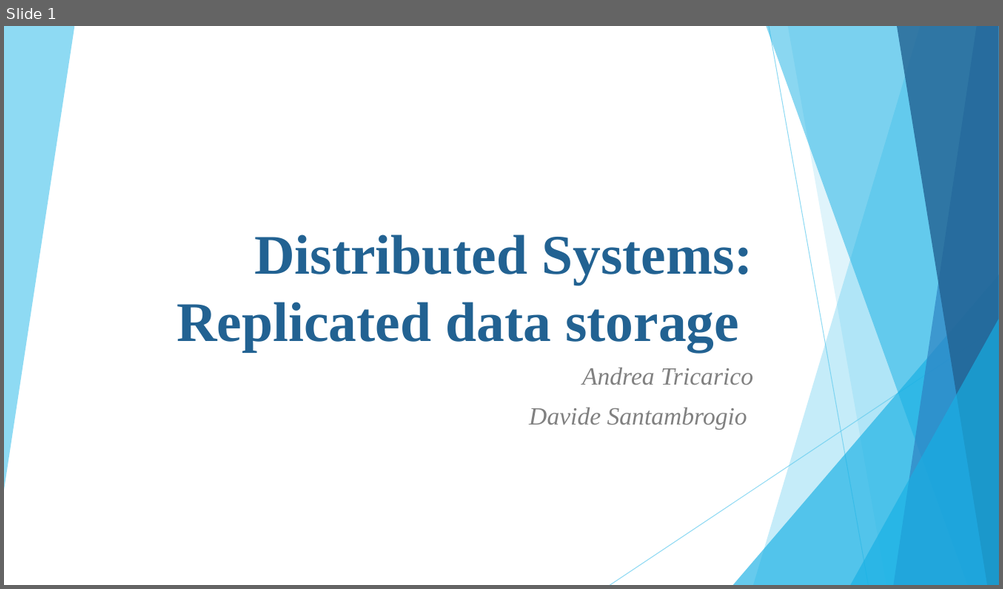
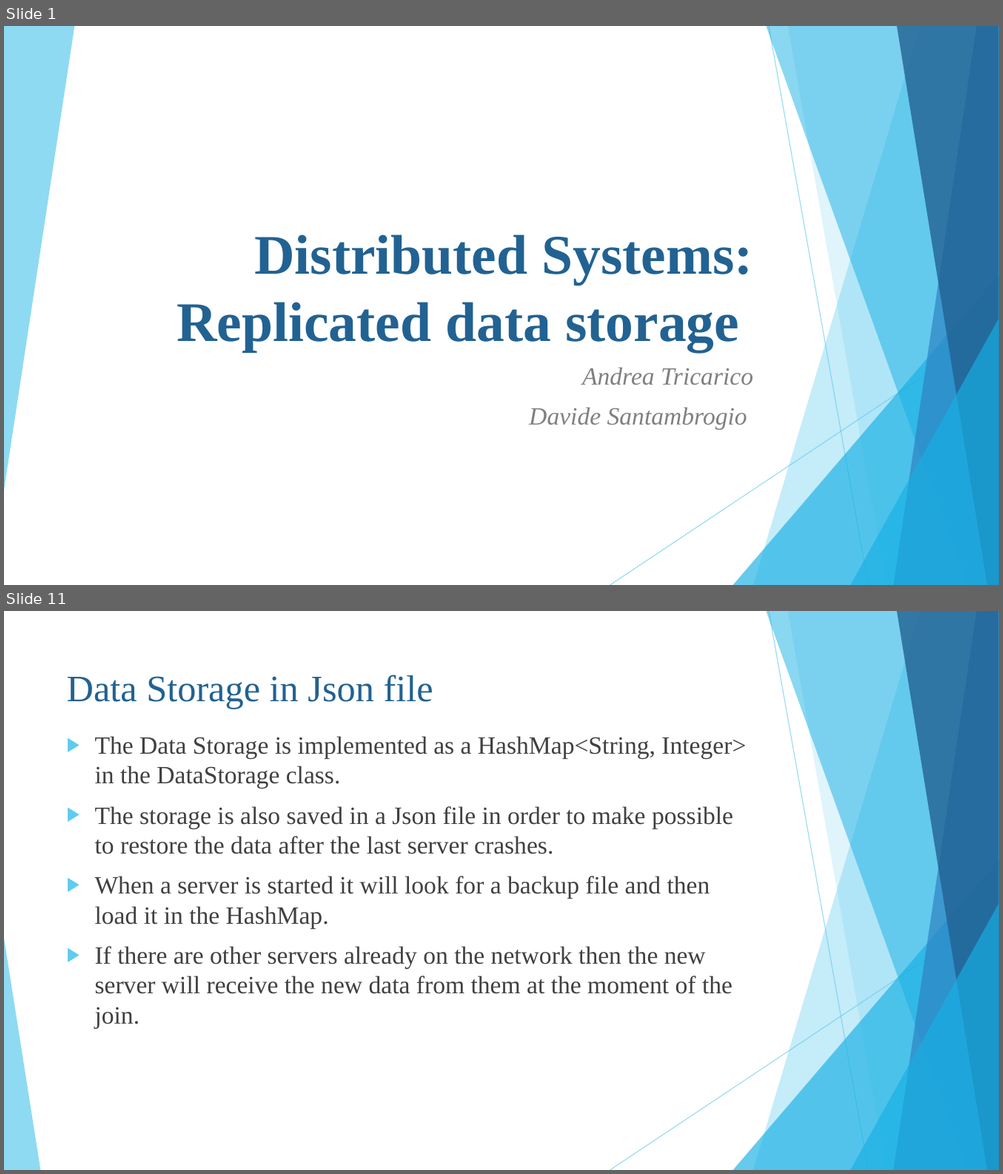
Before and after one commit to Trik17/DistSysPST, a slide deck: SlidesPresentation.pptx. Shown one above the other, each under a label of ours: slide 1 before the commit, slides 1 and 11 after it; the slides between them are not shown. The pictures are 1003x589 and 1003x1174 pixels, drawn with LibreOffice and Linux fonts; fonts in the diff are those of the drawing. Boxes give left, top, right and bottom in pixels: in the first picture for what was removed or moved away, otherwise in the second. Text is boxed around its words. In the diff, an @@ line names an element or a change of style, - is before the commit and + after.

```diff
--- a/SlidesPresentation.pptx
+++ b/SlidesPresentation.pptx
@@ slide 11 added at [4,611,999,1170], background #FFFFFF; not listed: 9 template elements that a slide beside it also shows @@
@@ title added at [67,675,433,709], 36 pt, text #226292 @@
+Data Storage in Json file
@@ text added at [95,736,745,1028], 24 pt, text #404040 @@
+▶ The Data Storage is implemented as a HashMap<String, Integer> in the DataStorage class.
+▶ The storage is also saved in a Json file in order to make possible to restore the data after the last server crashes.
+▶ When a server is started it will look for a backup file and then load it in the HashMap.
+▶ If there are other servers already on the network then the new server will receive the new data from them at the moment of the join.
@@ triangle added at [4,939,40,1170], fill #5FCBEF at 70% opacity @@
```
Also in this commit, not shown: 6 slides changed, 3 other slides added, 1 other file.
